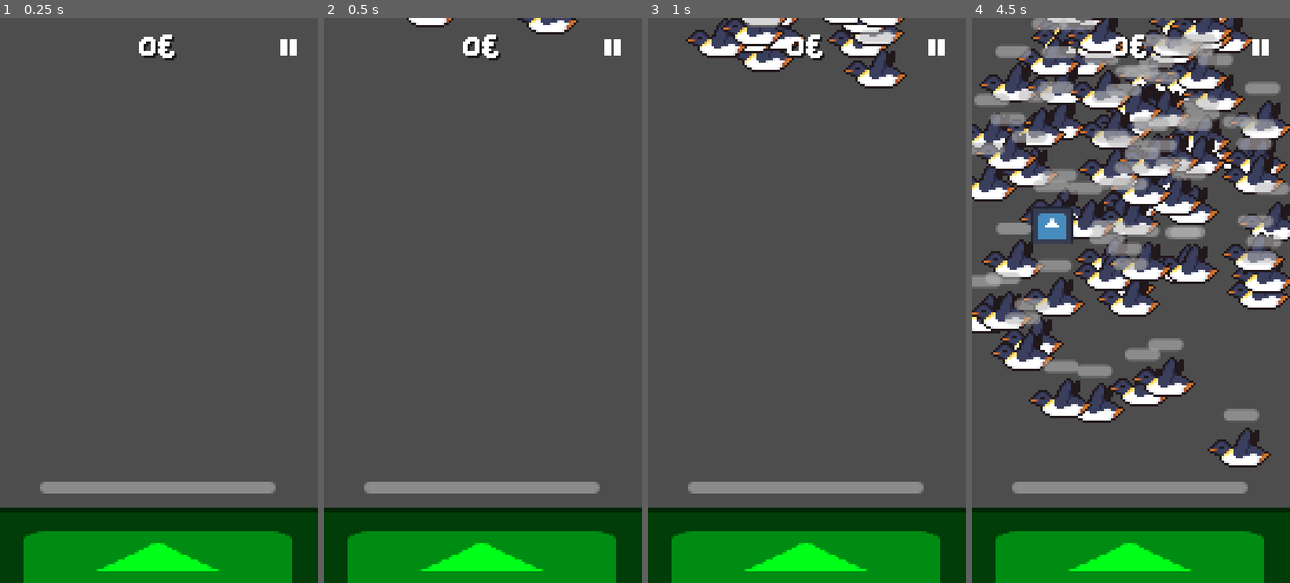
Above: before the commit, frames 1-4 (left to right).
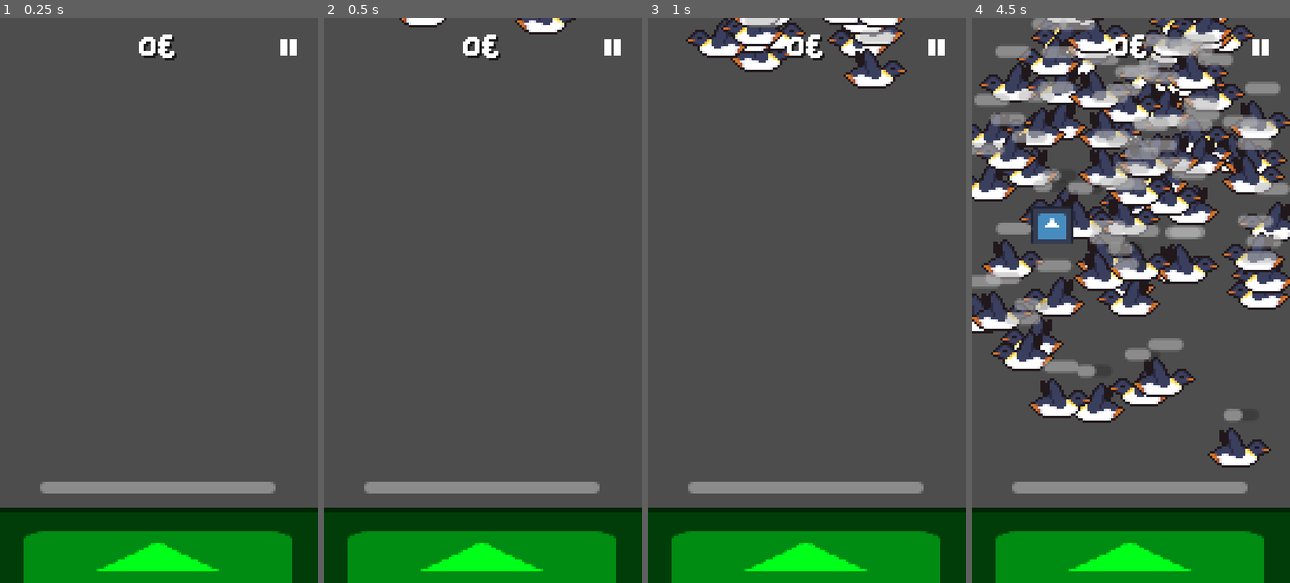
Above: after the commit, the same moments.

Repository: Ninesliced/enstabattage
Game: Godot game, scene res://scenes/main.tscn
Same seed, same stepped clock (60 frames per second), same inputs: the game is played once before the commit and once after it. The engine's default icon, where the game draws it, is replaced by a stand-in: a white triangle on a blue panel in a dark square.
Inputs (mouse positions are in pixels of both pictures, inside the frame that each line leads up to):
- Up to frame 1 (0.25 s): no input
- Up to frame 2 (0.5 s): no input
- Up to frame 3 (1 s): move the mouse to (876, 272) at 0.52 s; click (876, 272) at 0.67 s
- Up to frame 4 (4.5 s): drag from (1067, 328) to (1178, 57) at 1.27 s; move the mouse to (1162, 176) at 2.02 s; click (1162, 176) at 2.17 s; drag from (1115, 413) to (1220, 260) at 2.77 s; move the mouse to (1226, 385) at 3.52 s; click (1226, 385) at 3.67 s; drag from (1035, 215) to (1134, 277) at 4.27 s

Frame 1 is identical in both runs. In frame 2, 0.4% of the frame differs, in the area x 23-80%, y 0-3%; in frame 3, 1.1%; in frame 4, 12%, in the area x 0-100%, y 0-80%.

Commit message:
Small fix, forgot super

Diff:
--- a/enstabattage/project.godot
+++ b/enstabattage/project.godot
@@ -33,6 +33,7 @@
 [input_devices]
 
 pointing/emulate_touch_from_mouse=true
+pointing/emulate_mouse_from_touch=false
 
 [rendering]
 
--- a/enstabattage/scenes/enemy/enemy.gd
+++ b/enstabattage/scenes/enemy/enemy.gd
@@ -6,7 +6,7 @@
 var rng = RandomNumberGenerator.new()
 
 func _process(delta: float) -> void:
-	pass
+	super(delta)
 
 func _on_died() -> void:
 	Global.add_money(1)
--- a/enstabattage/scenes/enemy/penguin.tscn
+++ b/enstabattage/scenes/enemy/penguin.tscn
@@ -32,4 +32,4 @@
 [node name="Sprite2D" parent="." index="0"]
 position = Vector2(0, 0)
 sprite_frames = SubResource("SpriteFrames_br0t3")
-frame_progress = 0.120702
+frame_progress = 0.46044
--- a/enstabattage/scenes/main.tscn
+++ b/enstabattage/scenes/main.tscn
@@ -51,7 +51,7 @@
 
 [node name="Tower" parent="." instance=ExtResource("4_64jbq")]
 position = Vector2(67, 234)
-max_life = 400
+max_life = 800
 is_touchable = false
 
 [node name="CanvasLayer" type="CanvasLayer" parent="."]
